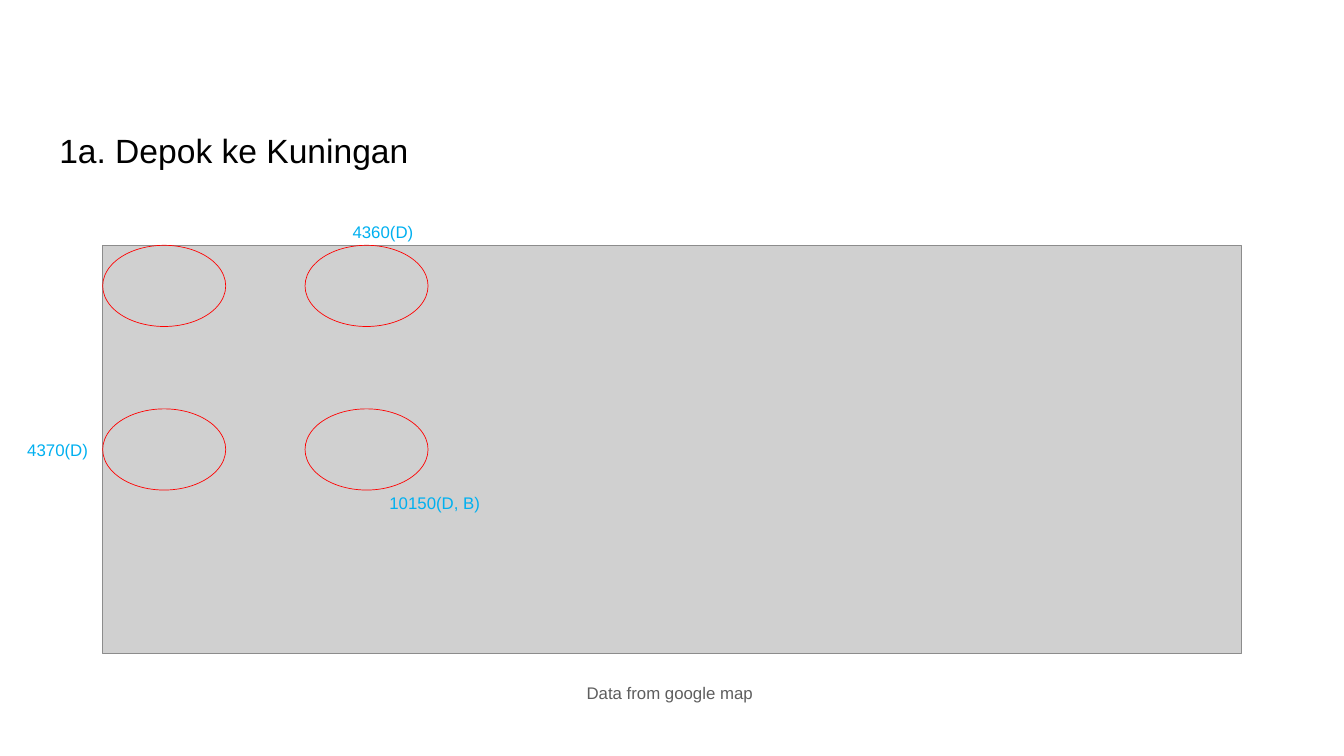
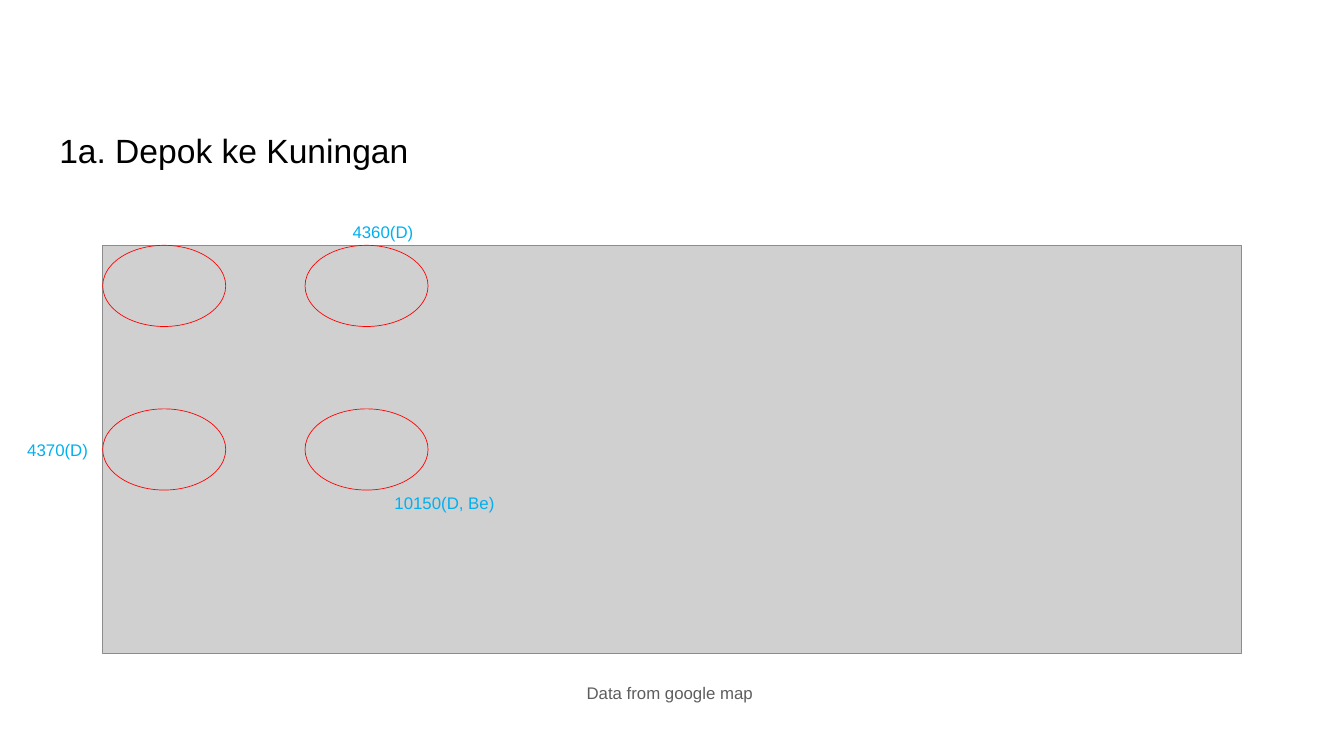
Before and after one commit to DentAlpha/Latihan-6-EL2208-PMC, a slide deck: slide 6 of Latihan 6.pptx. Drawn at 1344x756 pixels with LibreOffice and Linux fonts; fonts in the diff are those of the drawing; grey boxes stand for pictures. Boxes give left, top, right and bottom in pixels: in the first picture for what was removed or moved away, otherwise in the second. Text is boxed around its words. In the diff, an @@ line names an element or a change of style, - is before the commit and + after.

```diff
--- a/Latihan 6.pptx
+++ b/Latihan 6.pptx
@@ text at [394, 497, 494, 513]: text changed @@
-10150(D, B)
+10150(D, Be)
```
Also in this commit, not shown: 26 other slides changed, 3 slides added.
